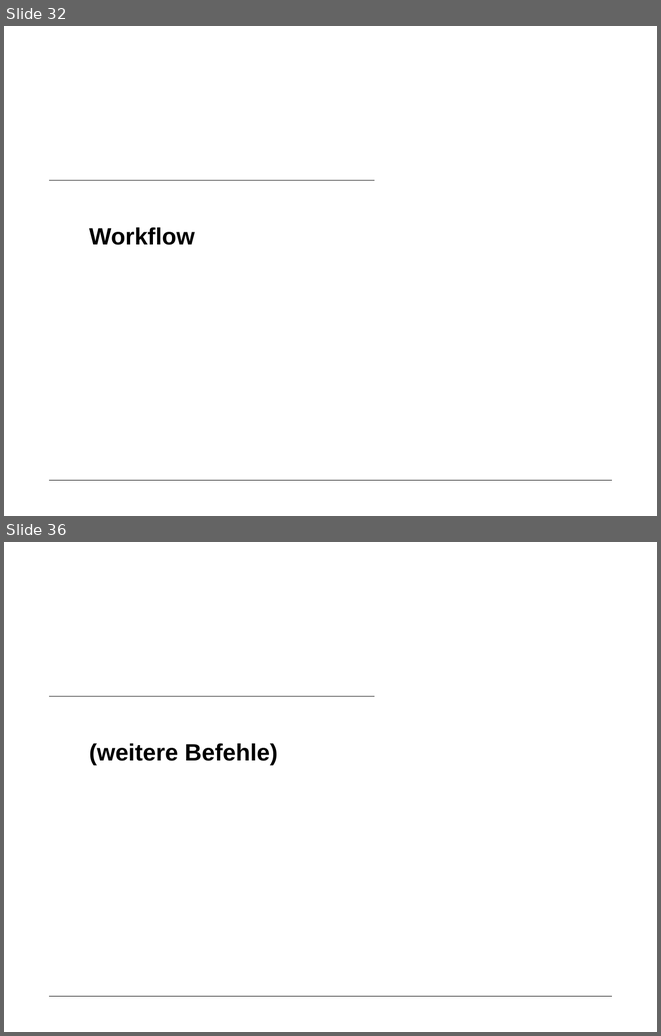
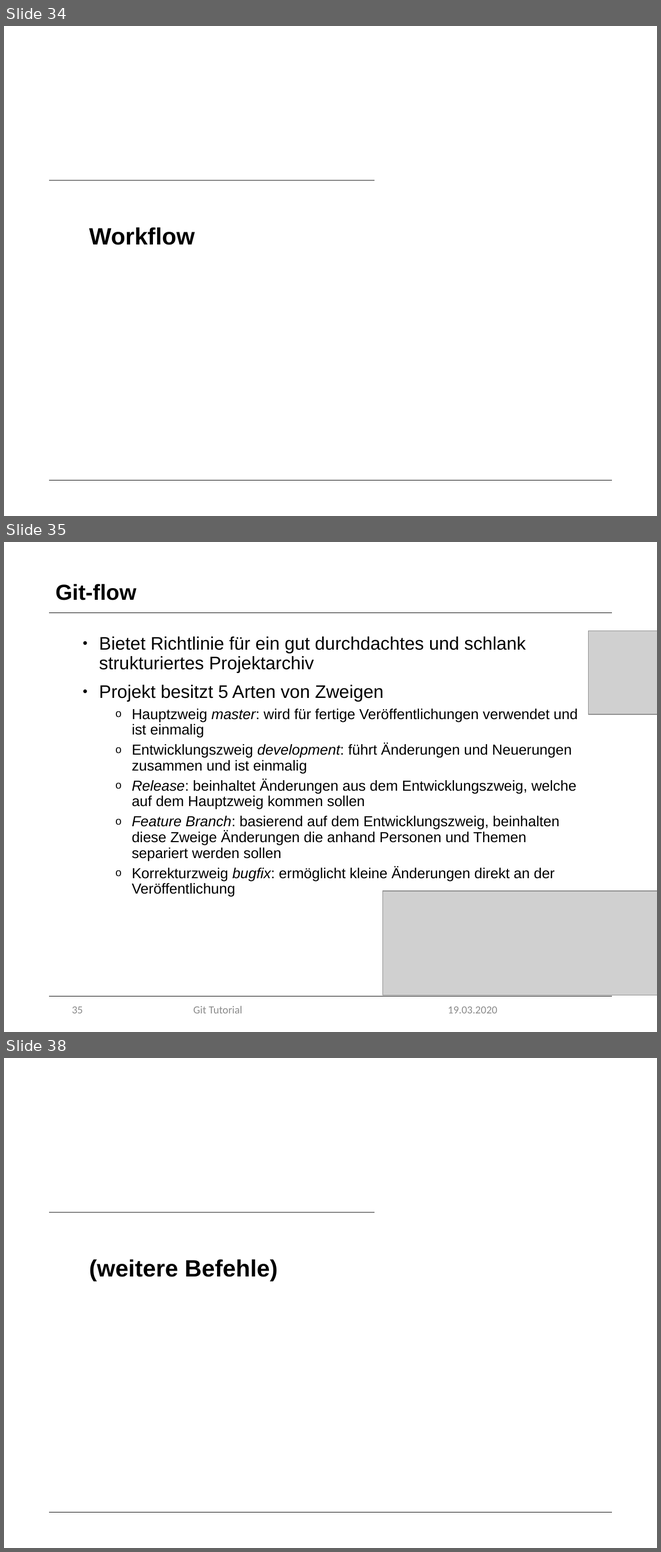
Before and after one commit to marcretzlaff/projektarbeit, a slide deck: Präsentation-90min/Präsentation-90min.pptx. Shown one above the other, each under a label of ours: slides 32 and 36 before the commit, slides 34, 35 and 38 after it; the slides between them are not shown. The pictures are 661x1036 and 661x1552 pixels, drawn with LibreOffice and Linux fonts; fonts in the diff are those of the drawing; grey boxes stand for pictures; background and template pictures are left out. Boxes give left, top, right and bottom in pixels: in the first picture for what was removed or moved away, otherwise in the second. Text is boxed around its words. In the diff, an @@ line names an element or a change of style, - is before the commit and + after.

```diff
--- a/Präsentation-90min/Präsentation-90min.pptx
+++ b/Präsentation-90min/Präsentation-90min.pptx
@@ slide 35 added at (4, 542, 657, 1032), background #FFFFFF; not listed: 1 template element that a slide beside it also shows @@
@@ title added at (55, 584, 136, 600), 24 pt, text #000000, bold @@
+Git-flow
@@ line added from (49, 613) to (612, 613), #000000 0.5 pt @@
@@ text added at (99, 636, 578, 897), 16 pt, text #000000 @@
+• Bietet Richtlinie für ein gut durchdachtes und schlank strukturiertes Projektarchiv
+• Projekt besitzt 5 Arten von Zweigen
+  o Hauptzweig master: wird für fertige Veröffentlichungen verwendet und ist einmalig
+  o Entwicklungszweig development: führt Änderungen und Neuerungen zusammen und ist einmalig
+  o Release: beinhaltet Änderungen aus dem Entwicklungszweig, welche auf dem Hauptzweig kommen sollen
+  o Feature Branch: basierend auf dem Entwicklungszweig, beinhalten diese Zweige Änderungen die anhand Personen und Themen separiert werden sollen
+  o Korrekturzweig bugfix: ermöglicht kleine Änderungen direkt an der Veröffentlichung
@@ picture added at (589, 631, 657, 714) @@
@@ picture added at (383, 891, 657, 995) @@
@@ page number added at (72, 1006, 83, 1013), 12 pt, text #8C8C8C @@
+35
@@ text added at (193, 1006, 242, 1013), 12 pt, text #8C8C8C @@
+Git Tutorial
@@ text added at (448, 1006, 497, 1013), 12 pt, text #8C8C8C @@
+19.03.2020
@@ what was slide 32 is now slide 34 @@
@@ what was slide 36 is now slide 38 @@
```
Also in this commit, not shown: 28 slides changed, 3 other slides added, 2 slides removed.
